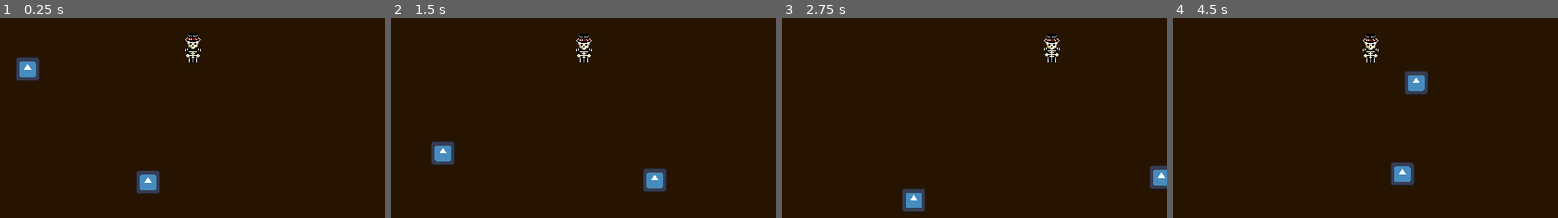
Above: before the commit, frames 1-4 (left to right).
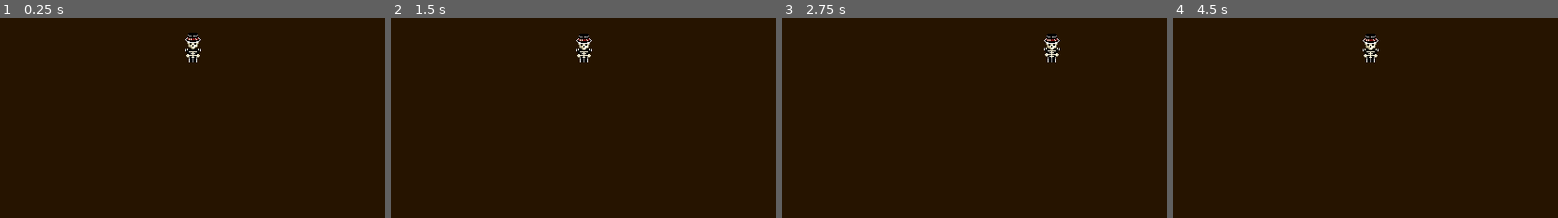
Above: after the commit, the same moments.

Repository: bean-jam/hack-sussex-game-jam-2025
Game: Godot game, scene res://Scenes/game.tscn
Two runs of this game, one before a commit and one after it. Both use one fixed random seed, a clock stepped at 60 frames per second and the inputs below. The engine's default icon, where the game draws it, is replaced by a stand-in: a white triangle on a blue panel in a dark square.
Inputs (mouse positions are in pixels of both pictures, inside the frame that each line leads up to):
- Up to frame 1 (0.25 s): no input
- Up to frame 2 (1.5 s): drag from (402, 86) to (560, 182) at 0.52 s; drag from (629, 182) to (425, 138) at 1.27 s
- Up to frame 3 (2.75 s): move the mouse to (1013, 74) at 2.02 s; hold Right (move_right) from 2.03 s (still down); click (1013, 74) at 2.17 s
- Up to frame 4 (4.5 s): release Right (move_right) at 2.75 s; drag from (1346, 158) to (1554, 178) at 2.77 s; move the mouse to (1481, 148) at 3.52 s; hold Left (move_left) 3.53-4.25 s; click (1481, 148) at 3.67 s; drag from (1250, 88) to (1307, 68) at 4.27 s

The runs differ from the first frame. In frame 1, 1.5% of the frame differs, in the area x 4-42%, y 19-88%; in frame 2, 1.5%, in the area x 10-72%, y 61-88%; in frame 3, 1.2%; in frame 4, 1.5%.

Commit message:
Rat_improved
yay

Diff:
--- a/Scenes/enemy.tscn
+++ b/Scenes/enemy.tscn
@@ -6,7 +6,7 @@
 [sub_resource type="RectangleShape2D" id="RectangleShape2D_4gyqm"]
 size = Vector2(140, 145)
 
-[node name="Enemy" type="Area2D"]
+[node name="Enemy" type="Area2D" groups=["Rat"]]
 script = ExtResource("1_4gyqm")
 
 [node name="Sprite2D" type="Sprite2D" parent="."]
--- a/Scenes/game.tscn
+++ b/Scenes/game.tscn
@@ -1,7 +1,6 @@
-[gd_scene load_steps=3 format=3 uid="uid://cjsrm5ao4rcjo"]
+[gd_scene load_steps=2 format=3 uid="uid://cjsrm5ao4rcjo"]
 
 [ext_resource type="PackedScene" uid="uid://bqn65togivj2c" path="res://Scenes/player.tscn" id="1_ebmjs"]
-[ext_resource type="PackedScene" path="res://Scenes/enemy.tscn" id="2_qxrlw"]
 
 [node name="Game" type="Node2D"]
 
@@ -12,9 +11,3 @@
 
 [node name="Player" parent="." instance=ExtResource("1_ebmjs")]
 position = Vector2(208, 32)
-
-[node name="Enemy2" parent="." instance=ExtResource("2_qxrlw")]
-position = Vector2(47, 37)
-
-[node name="Enemy3" parent="." instance=ExtResource("2_qxrlw")]
-position = Vector2(135, 178)
--- /dev/null
+++ b/Scenes/spawner.tscn
@@ -0,0 +1,12 @@
+[gd_scene load_steps=2 format=3 uid="uid://bqhdeb8timjow"]
+
+[ext_resource type="Script" uid="uid://bve47ifrgpint" path="res://Scripts/spawner.gd" id="1_2bop2"]
+
+[node name="Spawner" type="Node2D"]
+script = ExtResource("1_2bop2")
+
+[node name="SpawnTimer" type="Timer" parent="."]
+wait_time = 0.5
+autostart = true
+
+[connection signal="timeout" from="SpawnTimer" to="." method="_on_timer_timeout"]
--- a/Scripts/enemy_script.gd
+++ b/Scripts/enemy_script.gd
@@ -1,11 +1,14 @@
 extends Area2D
 
 # Movement speed
-@export var speed: float = 100.0
+@export var speed: float = 40.0
+@export var score_value: int = 10
 
 # Current direction of movement
 var velocity: Vector2 = Vector2.ZERO
 var screen_size: Vector2 # Hold screen suze
+var direction: int = 1 # 1 for right, -1 for left
+signal died(value)
 
 func _ready():
 	# Get screen boundaries
@@ -14,44 +17,72 @@
 	randomize() # new seed each time
 	change_direction()
 
+func _on_area_entered(area: Area2D):
+	# Check if the object we collided with is in the "rat" group
+	if area.is_in_group("rat"):
+		# We also need to check if the colliding area is NOT THIS Rat itself
+		# This prevents the Rat from instantly reacting to its own Area2D
+		if area != self:
+			handle_rat_collision()
+
+func handle_rat_collision():
+	# Reverse direction immediately
+	direction *= -1
+
+	# Flip the sprite to match the new direction
+	$Sprite2D.scale.x = -direction
+
+	# nudge the position to prevent them from getting stuck overlapping
+	position.x += direction * 5
+
 # Called every frame
 func _process(delta):
 	# 3. Move the enemy in the current direction
 	position += velocity * speed * delta
 
-	# 4. Keep the enemy within screen bounds and change direction when hitting an edge
-	check_boundaries()
+	var screen_width = get_viewport_rect().size.x
+
+	if position.x < -100 or position.x > screen_width + 100:
+		# We can just remove it when it leaves the screen
+		queue_free()
 
 # Sets a new, random velocity vector
 func change_direction():
 	# Get a random angle in radians (0 to 2*PI)
+	randomize()
+	if randi() % 2 == 0:
+		direction = -1 # Start moving left
+		$Sprite2D.flip_h = (direction == -1)
+	else:
+		direction = 1 # Start moving right
+
 	var random_angle = randf() * 2 * PI
 	# Convert the angle to a unit vector and store it in velocity
 	velocity = Vector2(cos(random_angle), sin(random_angle))
 
-func check_boundaries():
-	var new_velocity = velocity
-	var hit_boundary = false
-
-	# Check horizontal bounds
-	if position.x < 0 or position.x > screen_size.x:
-		# Flip the X direction
-		new_velocity.x = -new_velocity.x
-		hit_boundary = true
-		# Clamp position to prevent getting stuck
-		position.x = clamp(position.x, 0, screen_size.x)
-
-	# Check vertical bounds
-	if position.y < 0 or position.y > screen_size.y:
-		# Flip the Y direction
-		new_velocity.y = -new_velocity.y
-		hit_boundary = true
-		# Clamp position to prevent getting stuck
-		position.y = clamp(position.y, 0, screen_size.y)
-
-	if hit_boundary:
-		# Update velocity if a boundary was hit
-		velocity = new_velocity.normalized()
+#func check_boundaries():
+	#var new_velocity = velocity
+	#var hit_boundary = false
+	#
+	## Check horizontal bounds
+	#if position.x < 0 or position.x > screen_size.x:
+		## Flip the X direction
+		#new_velocity.x = -new_velocity.x
+		#hit_boundary = true
+		## Clamp position to prevent getting stuck
+		#position.x = clamp(position.x, 0, screen_size.x)
+#
+	## Check vertical bounds
+	#if position.y < 0 or position.y > screen_size.y:
+		## Flip the Y direction
+		#new_velocity.y = -new_velocity.y
+		#hit_boundary = true
+		## Clamp position to prevent getting stuck
+		#position.y = clamp(position.y, 0, screen_size.y)
+		#
+	#if hit_boundary:
+		## Update velocity if a boundary was hit
+		#velocity = new_velocity.normalized()
 
 func _on_input_event(viewport: Node, event: InputEvent, shape_idx: int) -> void:
 	if event is InputEventMouseButton and event.button_index == MOUSE_BUTTON_LEFT and not event.pressed:
@@ -61,7 +92,7 @@
 func die():
 	# 1. Emit a signal to tell the rest of the game the enemy was killed (optional but recommended)
 	# This requires defining the signal at the top of the script: signal enemy_died(score_value)
-	# emit_signal("enemy_died", 100) # Example signal
+	died.emit(score_value)
 
 	# 2. Add an effect (e.g., sound, particle effect) here
 
--- /dev/null
+++ b/Scripts/spawner.gd
@@ -0,0 +1,57 @@
+extends Node2D
+
+# The enemy scene file (drag your saved Enemy scene here in the Inspector)
+@export var enemy_scene: PackedScene
+
+# How many enemies should be on screen at any time
+@export var max_enemies: int = 10
+
+var current_enemies: int = 0
+var screen_size: Vector2
+
+
+func _ready():
+	# 1. Get screen boundaries
+	screen_size = get_viewport_rect().size
+	# 2. Connect the Timer signal to the spawn function
+	$SpawnTimer.timeout.connect(spawn_enemy)
+	# Start the Timer if it wasn't set to Autostart
+	$SpawnTimer.start()
+
+func spawn_enemy():
+	if current_enemies >= max_enemies:
+		return # Don't spawn if we hit the limit
+
+	# 1. Create a new instance of the enemy scene
+	var enemy = enemy_scene.instantiate()
+
+	# 2. Determine random starting side (left or right) and Y position
+	randomize()
+	var start_left = randi() % 2 == 0
+	var rand_y = randf_range(50.0, screen_size.y - 50.0) # Spawn enemies vertically between 50 and screen height - 50
+
+	if start_left:
+		# Start on the left, slightly off-screen
+		enemy.position = Vector2(-100, rand_y)
+		enemy.direction = 1 # Force it to move right
+	else:
+		# Start on the right, slightly off-screen
+		enemy.position = Vector2(screen_size.x + 100, rand_y)
+		enemy.direction = -1 # Force it to move left
+
+	# 3. Connect the enemy's 'died' signal to the spawner's 'on_enemy_died' function
+	enemy.died.connect(on_enemy_died)
+
+	# 4. Add the enemy to the scene and update the count
+	add_child(enemy)
+	current_enemies += 1
+
+# This function is called when an enemy is clicked and calls 'die()'
+func on_enemy_died(score: int):
+	print("Enemy killed! Score: ", score)
+	current_enemies -= 1
+	# Since the timer is running, a new enemy will spawn soon (respawn effect)
+
+
+func _on_timer_timeout() -> void:
+	pass # Replace with function body.
--- a/project.godot
+++ b/project.godot
@@ -20,6 +20,10 @@
 window/size/viewport_height=216
 window/stretch/mode="viewport"
 window/stretch/scale_mode="integer"
+
+[global_group]
+
+Rat="A rat entity"
 
 [input]
 
Not shown, added: Scripts/spawner.gd.uid
